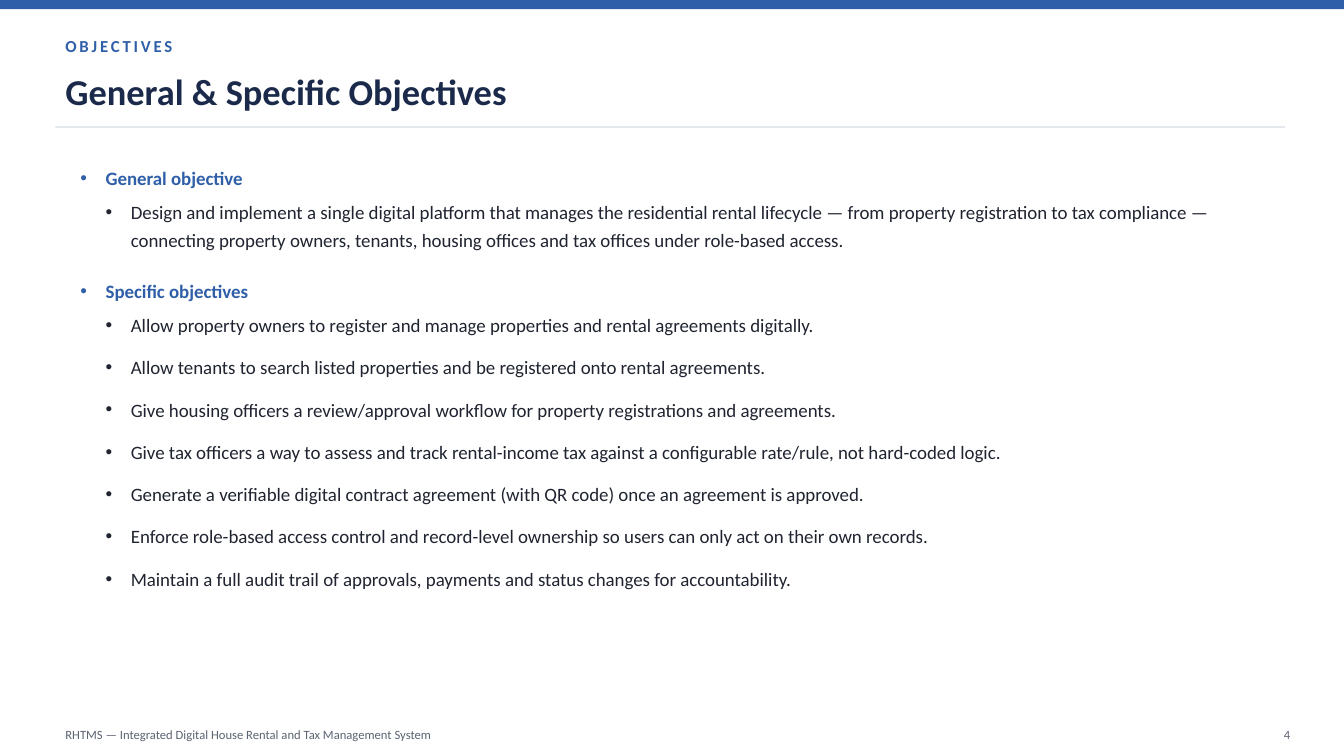
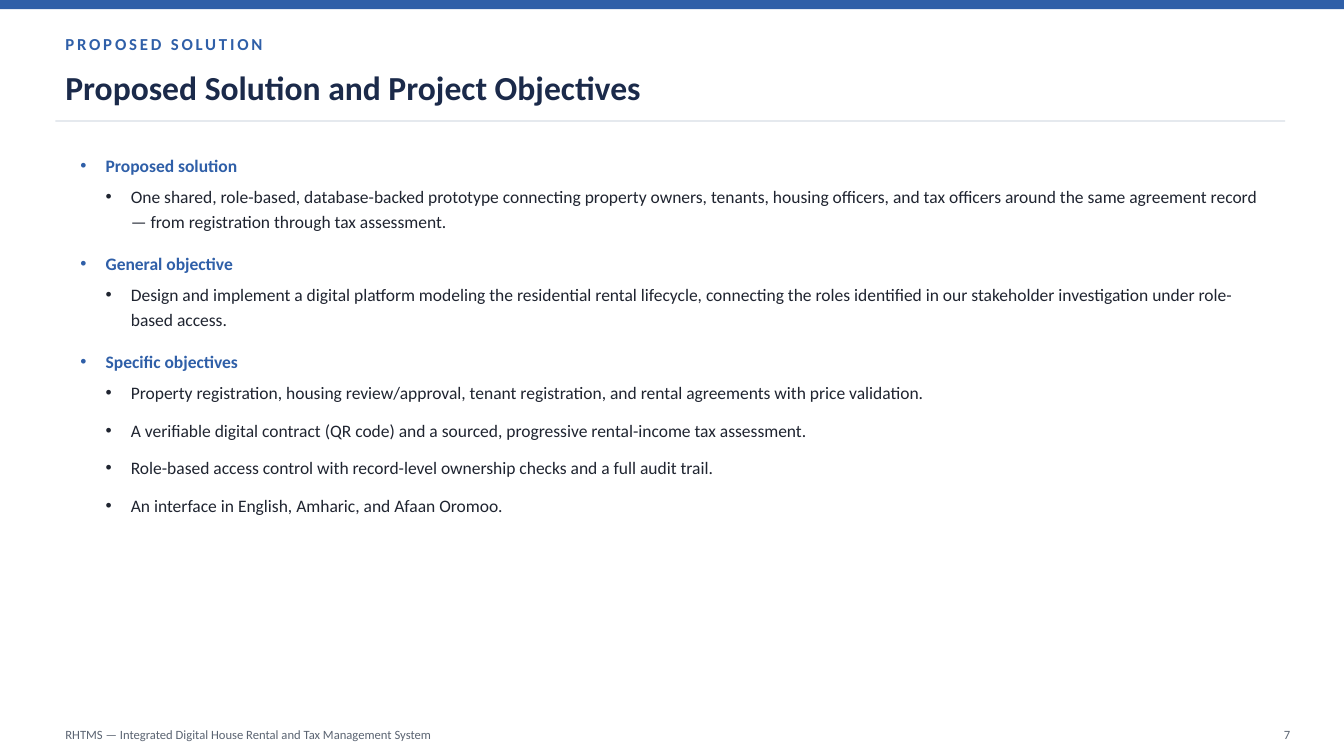
Before and after one commit to mubarekdevv/Integrated-rental-tax-management-system, a slide deck: slide 8 of docs/presentation/RHTMS_Final_Project_Presentation.pptx (slide 5 before the commit). Drawn at 1344x756 pixels with LibreOffice and Linux fonts; fonts in the diff are those of the drawing. Boxes give left, top, right and bottom in pixels: in the first picture for what was removed or moved away, otherwise in the second. Text is boxed around its words. In the diff, an @@ line names an element or a change of style, - is before the commit and + after.

Commit message:
docs: finalize project presentation

```diff
--- a/docs/presentation/RHTMS_Final_Project_Presentation.pptx
+++ b/docs/presentation/RHTMS_Final_Project_Presentation.pptx
@@ text at box(65, 39, 263, 50): text changed @@
-OBJECTIVES
+PROPOSED SOLUTION
@@ text at box(65, 76, 641, 106): text changed; size 26 to 24 pt @@
-General & Specific Objectives
+Proposed Solution and Project Objectives
@@ line moved from (55, 127) - (1286, 127) to (55, 121) - (1286, 121) @@
@@ text "Proposed solution": place and size @@
-text "Proposed solution" at box(106, 171, 1187, 590)
+text "Proposed solution" at box(106, 159, 1257, 515)
@@ text at box(106, 159, 1257, 231): paragraphs added @@
+• Proposed solution
+  • One shared, role-based, database-backed prototype connecting property owners, tenants, housing officers, and tax officers around the same agreement record — from registration through tax assessment.
@@ text at box(131, 289, 1232, 326): text changed; size 13.5 to 12.5 pt @@
-  • Design and implement a single digital platform that manages the residential rental lifecycle — from property registration to tax compliance — connecting property owners, tenants, housing offices and tax offices under role-based access.
+  • Design and implement a digital platform modeling the residential rental lifecycle, connecting the roles identified in our stakeholder investigation under role-based access.
@@ text at box(106, 355, 238, 371): size 13.5 to 12.5 pt in "General objective", "Specific objectives"; line spacing 1.25 to 1.2 @@
@@ text at box(131, 387, 923, 515): text changed; size 13.5 to 12.5 pt @@
-  • Allow property owners to register and manage properties and rental agreements digitally.
-  • Allow tenants to search listed properties and be registered onto rental agreements.
-  • Give housing officers a review/approval workflow for property registrations and agreements.
-  • Give tax officers a way to assess and track rental-income tax against a configurable rate/rule, not hard-coded logic.
-  • Generate a verifiable digital contract agreement (with QR code) once an agreement is approved.
-  • Enforce role-based access control and record-level ownership so users can only act on their own records.
-  • Maintain a full audit trail of approvals, payments and status changes for accountability.
+  • Property registration, housing review/approval, tenant registration, and rental agreements with price validation.
+  • A verifiable digital contract (QR code) and a sourced, progressive rental-income tax assessment.
+  • Role-based access control with record-level ownership checks and a full audit trail.
+  • An interface in English, Amharic, and Afaan Oromoo.
@@ text at box(1284, 731, 1290, 739): text changed @@
-4
+7
```
Also in this commit, not shown: 5 other slides changed, 14 slides added, 19 slides removed, 3 other files.
